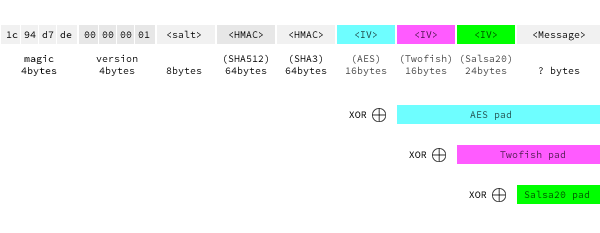
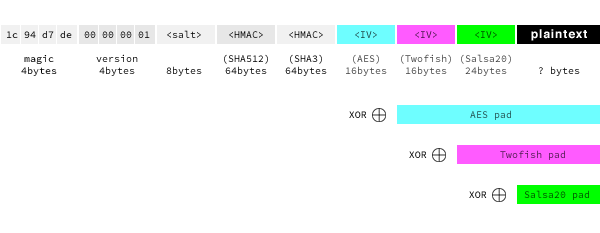
Layer changes from the first 600×233 image to the second:
renamed "<Message> ? bytes" to "plaintext ? bytes", painted on it over [531,29,587,44]
painted on "row" (4th of 4, in "top row") over [517,25,600,44]
